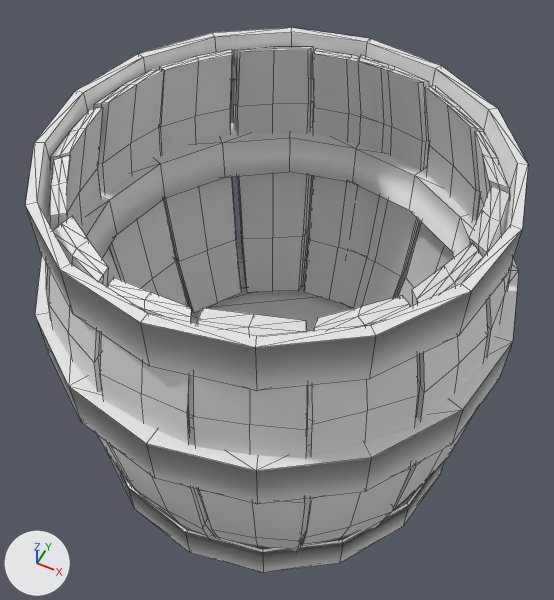
The FBX model Project/Assets/_Models/barrel.fbx: old version first, new version second.
One viewpoint serves both versions: a camera (50 mm lens) standing at (1.24, -2.48, 3.11) and looking at (-0.01, 0.01, -0.01). Lighting does not change. The marker at lower left points along +X, +Y and +Z. Mesh edges are drawn as thin lines. Objects named as collision shapes, trigger or cutter boxes, shadow casters or lower levels of detail are left out.

In view in the first picture: 'Barrelside circled', 'barring_middle', 'barring_top', 'bottom'.
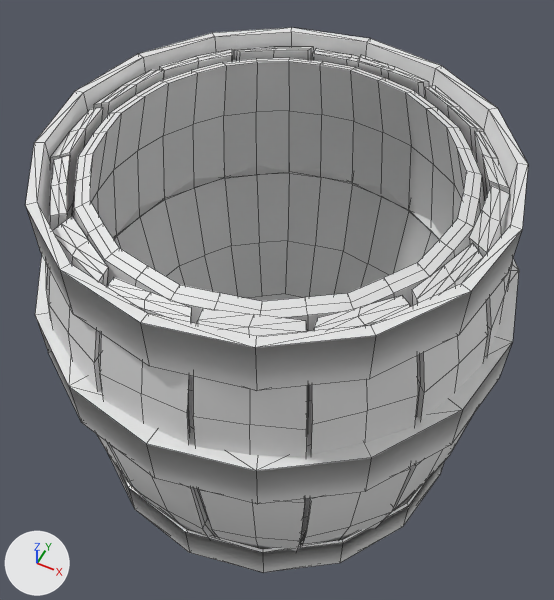
The change, as a diff of the scene's bpy script:
```diff
--- a/Project/Assets/_Models/barrel.fbx.py
+++ b/Project/Assets/_Models/barrel.fbx.py
@@ me_cylinder_004 @@
+me_cylinder_004.from_pydata(...)  # 352 vertices, 322 faces; spans x -1.09..1.09, y -1.09..1.09, z -0.92..0.94
@@ ob_barrelmeshsimple @@
+ob_barrelmeshsimple = bpy.data.objects.new('barrelMeshSimple', me_cylinder_004)
+ob_barrelmeshsimple.location = (0.0, 0.0, 0.0)
```

Boxes [x1, y1, x2, y2] around the edits, measured in the pictures (554 x 600 px):
'barrelMeshSimple', added
    after: [71, 58, 484, 532]
